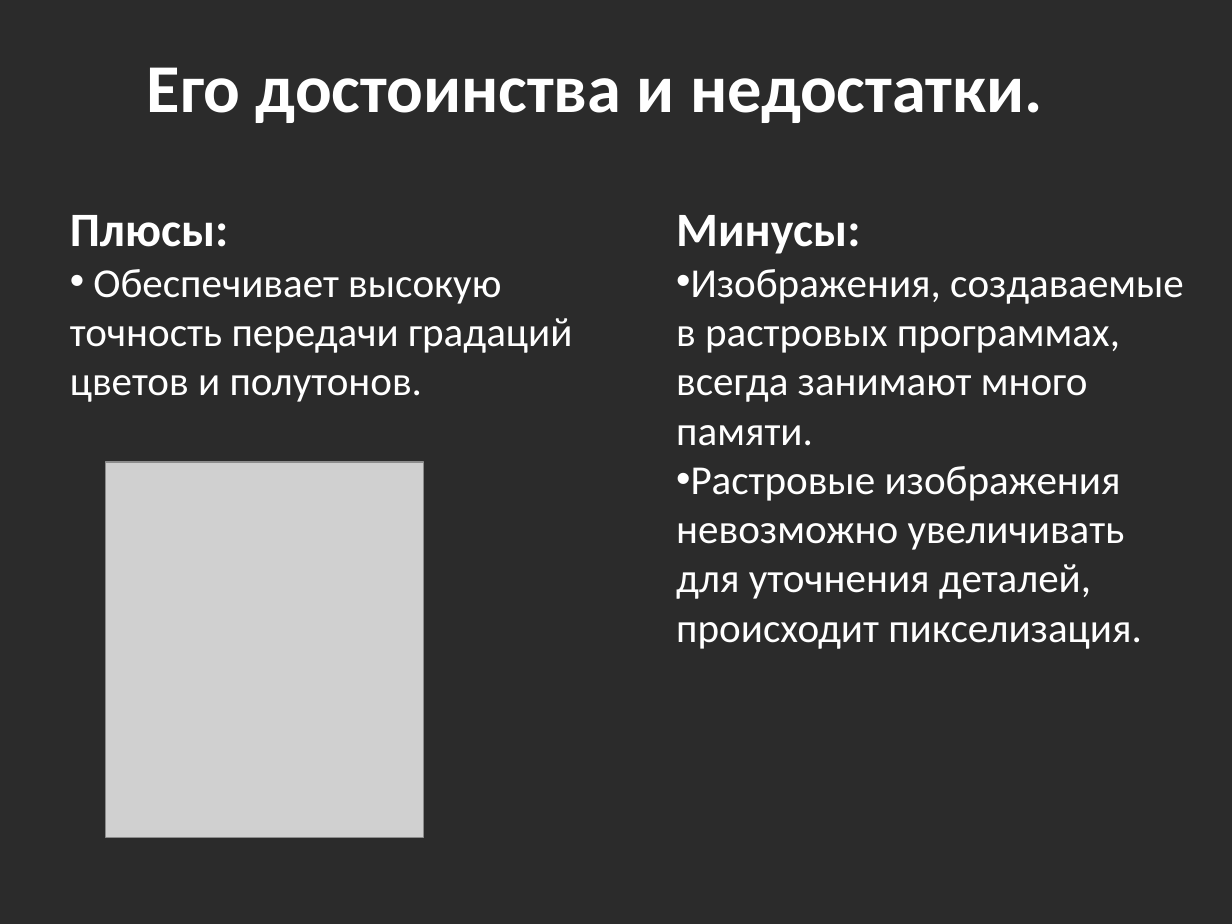
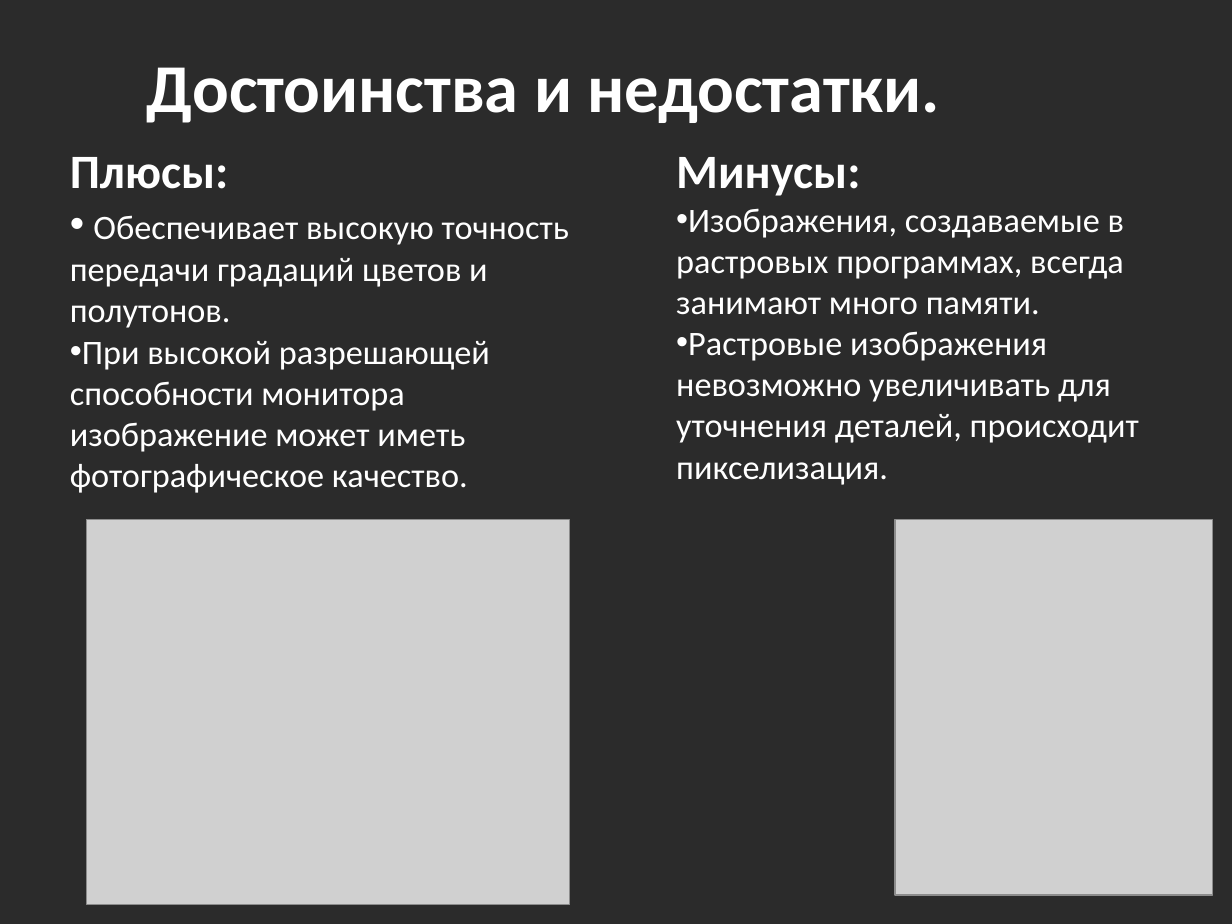
Before and after one commit to KatarinaAet/Raster_graphics_editor, a slide deck: slide 3 of растровый редактор_презентация.pptx. Drawn at 1232x924 pixels with LibreOffice and Linux fonts; fonts in the diff are those of the drawing; grey boxes stand for pictures; background and template pictures are left out; a plain dark background stands for a picture behind light text. Boxes give left, top, right and bottom in pixels: in the first picture for what was removed or moved away, otherwise in the second. Text is boxed around its words. In the diff, an @@ line names an element or a change of style, - is before the commit and + after.

```diff
--- a/растровый редактор_презентация.pptx
+++ b/растровый редактор_презентация.pptx
@@ text at (x1=147, y1=67, x2=940, y2=123): text changed @@
-Его достоинства и недостатки.
+Достоинства и недостатки.
@@ text "Плюсы:" moved from (x1=70, y1=215, x2=573, y2=402) to (x1=70, y1=157, x2=569, y2=493) @@
@@ text "Минусы:" moved from (x1=676, y1=215, x2=1184, y2=649) to (x1=676, y1=157, x2=1139, y2=485) @@
@@ text at (x1=676, y1=208, x2=1139, y2=485): size 24 to 20 pt @@
@@ text at (x1=70, y1=215, x2=569, y2=328): size 24 to 20 pt in "Обеспечивает высокую точность передачи градаций цветов и ..." @@
@@ text at (x1=70, y1=341, x2=490, y2=493): paragraph added @@
+• При высокой разрешающей способности монитора изображение может иметь фотографическое качество.
@@ picture added at (x1=86, y1=520, x2=569, y2=904) @@
@@ picture moved from (x1=106, y1=462, x2=424, y2=838) to (x1=896, y1=520, x2=1214, y2=896) @@
```
Also in this commit, not shown: 3 other files.
